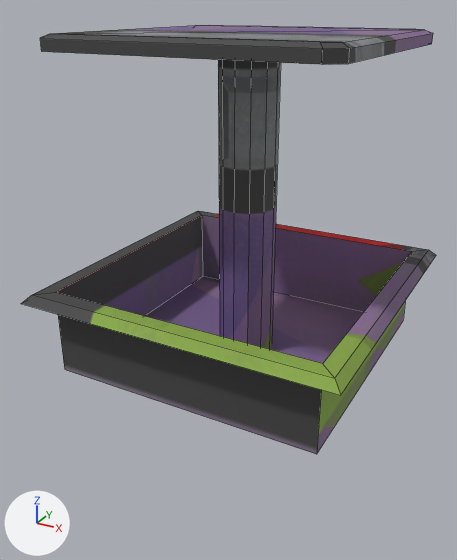
One commit to the FBX model Assets/Hamster/RawAssets/tile_spring.fbx: the scene before it, then after it.
Both versions are drawn from a 50 mm camera at (0.0173, -0.0339, 0.0165) aimed at (-0.0015, 0.0003, -0.0006). Lighting does not change. The marker at lower left points along +X, +Y and +Z. Mesh edges are drawn as thin lines. Where no turn or scale is listed for an object, it has been applied to the vertices.

Objects in the first picture: 'floor_tile_spring', 'floor_tile_spring_base'.
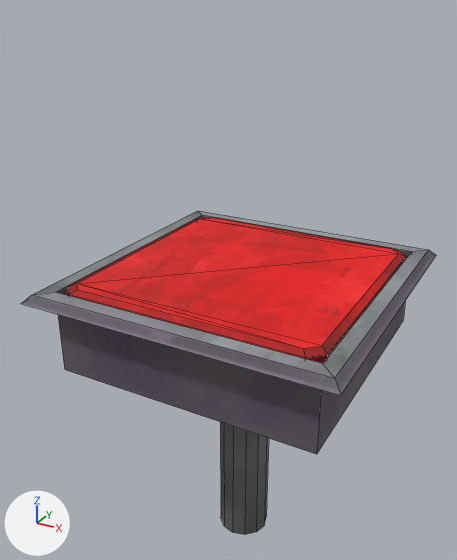
Location of each change, [x1, y1, x2, y2] in pixels of the pictures (457 x 560 px):
'floor_tile_spring', surface changed, moved
    before: [40, 25, 433, 349]
    after: [68, 217, 406, 535]
part 2 of me_mesh, surface changed
    both: [21, 211, 436, 454]

What the commit changed:
me_mesh_001 has 48 vertices, 34 faces and spans x -0.0084..0.0084, y -0.0084..0.0084, z 0.0..0.0211.
me_mesh_001 is used by ob_floor_tile_spring; location (0.0, 0.0, -0.00616).
me_mesh_001 part 1: texture (UV) coordinates of 34 of 34 faces, centred in x -0.0084..0.0084, y -0.0084..0.0084, z 0.0102..0.0211, changed; they spanned u 0.0..0.41, v 0.01..0.28 and now span u 0.05..0.63, v 0.51..0.77.
me_mesh has 16 vertices, 13 faces and spans x -0.01..0.01, y -0.01..0.01, z -0.0049..0.0005.
me_mesh is used by ob_floor_tile_spring_base; location (0.0, 0.0, 0.0).
me_mesh part 2: texture (UV) coordinates of 13 of 13 faces, centred in x -0.0098..0.0098, y -0.0098..0.0098, z -0.0049..0.0005, changed; they spanned u 0.01..0.27, v 0.28..0.54 and now span u 0.25..0.44, v 0.52..0.7.
Object 'floor_tile_spring' (ob_floor_tile_spring) moves from (0.0, 0.0, -0.00616) to (0.0, 0.0, -0.02045).
